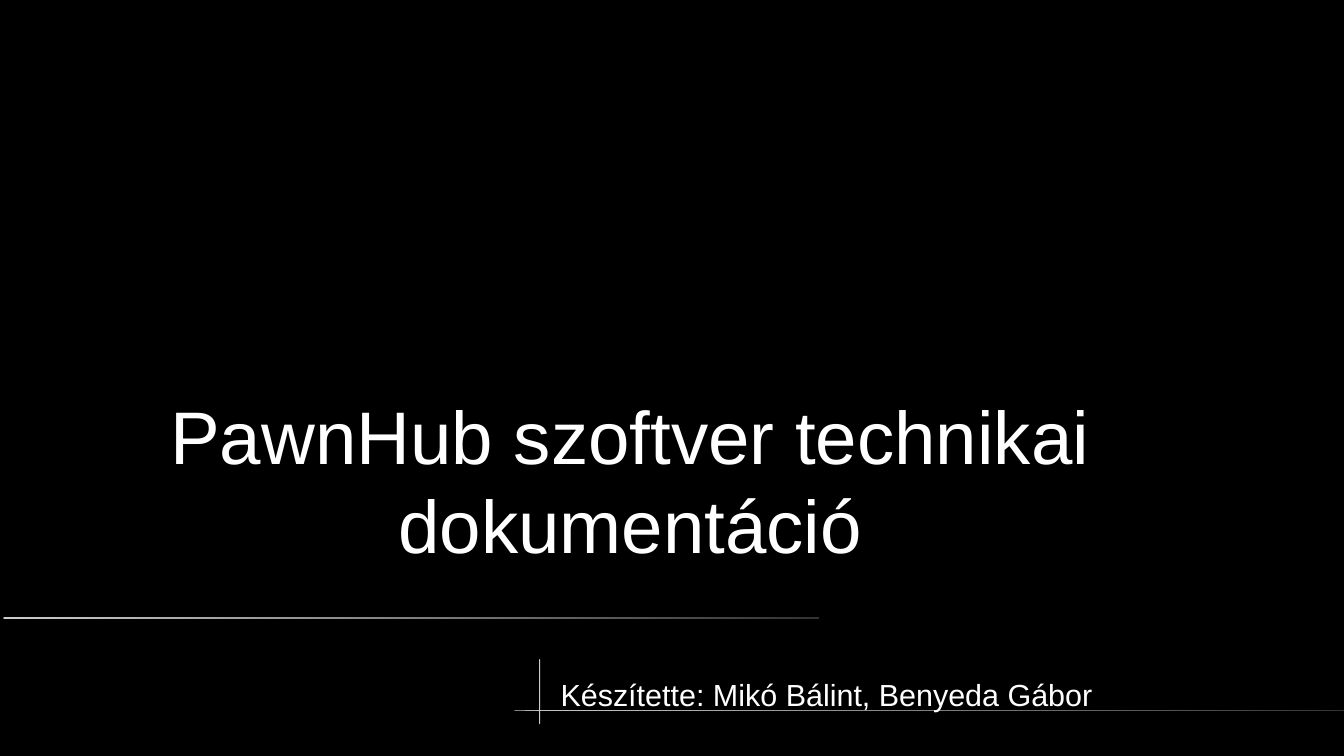
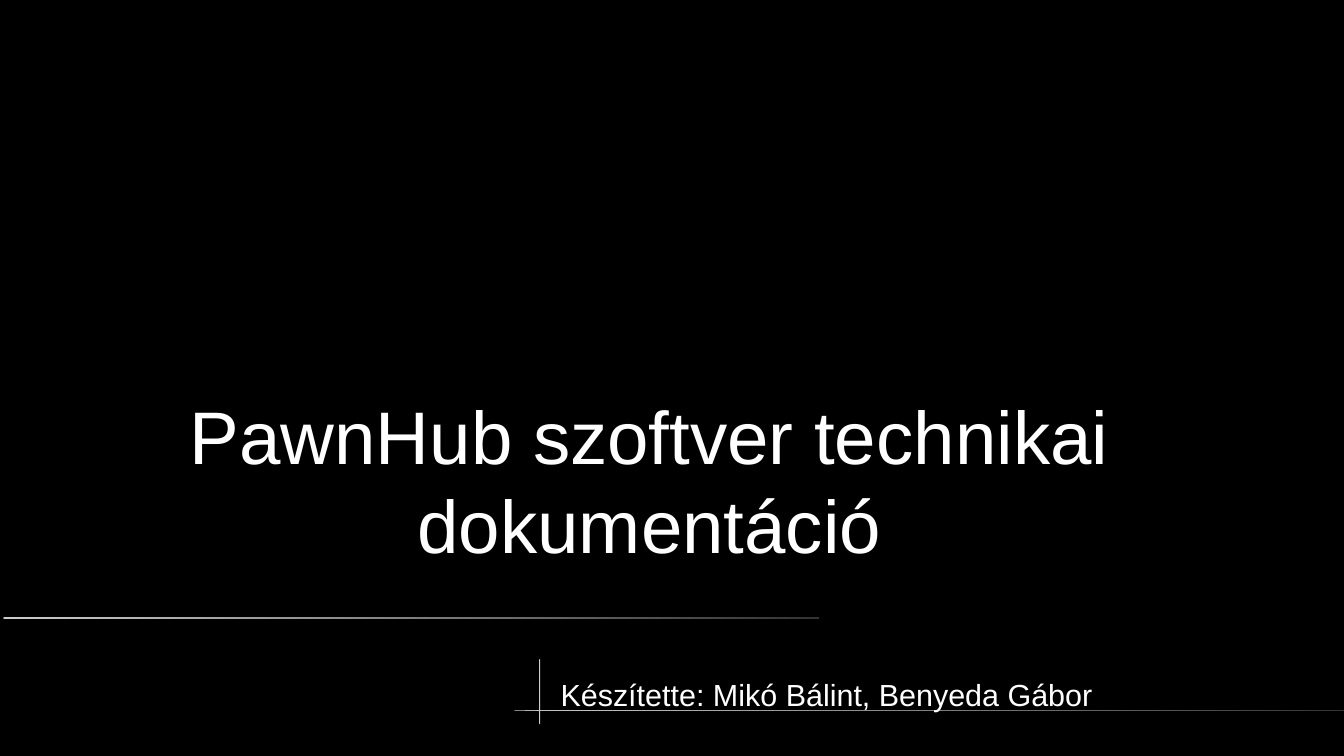
Before and after one commit to mikobalint-szbi/PawnHub, a slide deck: slide 1 of [Developer]/PPT/technikai prezentáció.odp. Drawn at 1344x756 pixels with LibreOffice and Linux fonts; fonts in the diff are those of the drawing. Boxes give left, top, right and bottom in pixels: in the first picture for what was removed or moved away, otherwise in the second. Text is boxed around its words. In the diff, an @@ line names an element or a change of style, - is before the commit and + after.

```diff
--- a/[Developer]/PPT/technikai prezentáció.odp
+++ b/[Developer]/PPT/technikai prezentáció.odp
@@ title "PawnHub szoftver technikai dokumentáció": place and size @@
-title "PawnHub szoftver technikai dokumentáció" at <box>170,410,1089,554</box>
+title "PawnHub szoftver technikai dokumentáció" at <box>190,410,1108,554</box>
```
Also in this commit, not shown: 1 other slide changed, 2 slides added.
